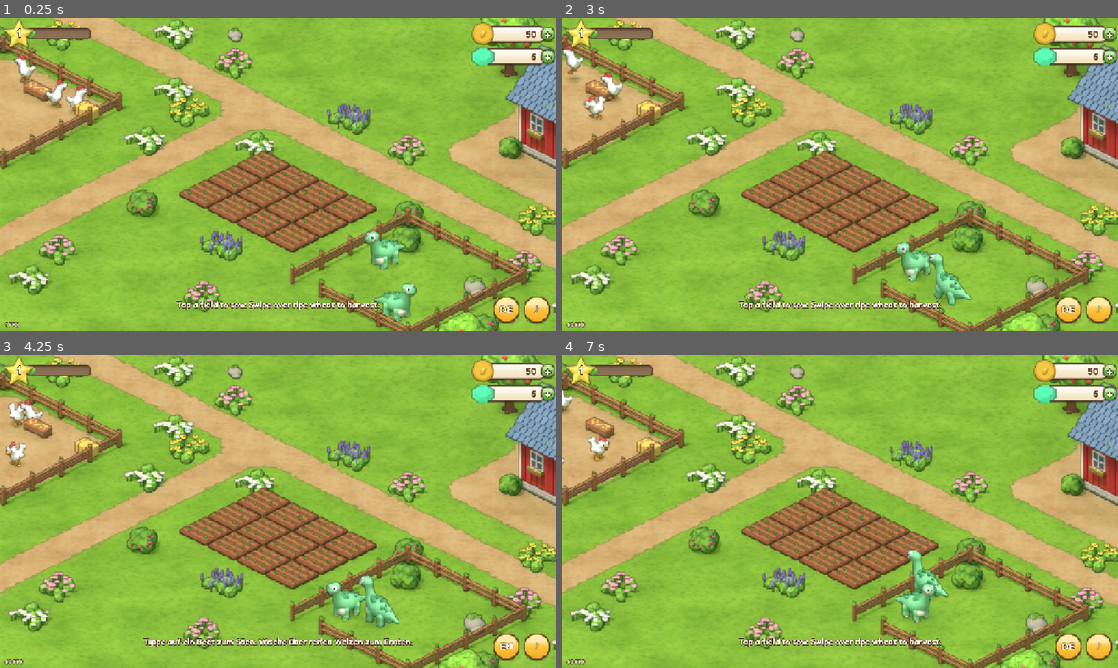
Above: before the commit, frames 1-4 (two rows, left to right).
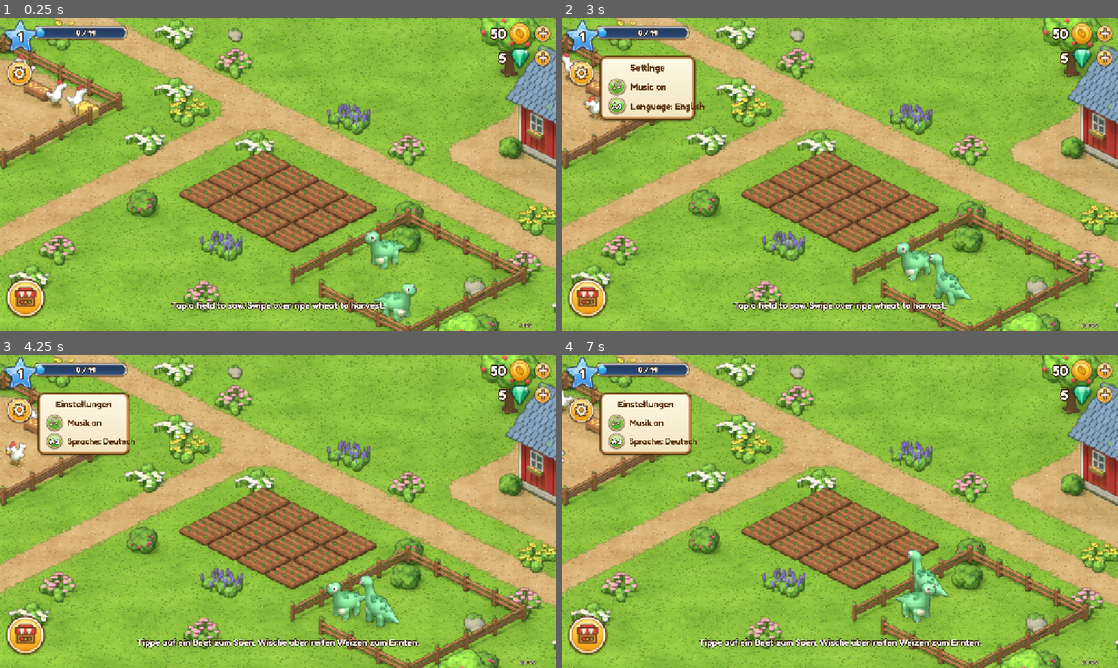
Above: after the commit, the same moments.

Repository: fuchsroman90-collab/mossglen
Game: Godot game, scene res://scenes/main.tscn
Same seed, same stepped clock (60 frames per second), same inputs: the game is played once before the commit and once after it.
Inputs (mouse positions are in pixels of both pictures, inside the frame that each line leads up to):
- Up to frame 1 (0.25 s): no input
- Up to frame 2 (3 s): click (1112, 33) at 0.5 s, where only the run before the commit has a clickable "+"; click (1112, 58) at 1.25 s, where only the run before the commit has a clickable "+"; click (1101, 309) at 2 s, where only the run before the commit has a clickable "♪"; click (584, 74) at 2.77 s
- Up to frame 3 (4.25 s): click "DE" (after the commit: "Aa") at 3.5 s
- Up to frame 4 (7 s): click (1106, 370) at 4.27 s; click (1106, 395) at 5.02 s; click (1067, 646) at 5.75 s, where only the run before the commit has a clickable "EN"; click (589, 636) at 6.52 s

The runs differ from the first frame. In frame 1, 7.0% of the frame differs, in the area x 0-100%, y 0-100%; in frame 2, 11%; in frame 3, 11%; in frame 4, 11%.

Commit message:
HUD redrawn as flat 2D UI modelled on the reference HUD
- tools/art/ui.py: SVG pieces rendered with resvg (round buttons, level
  star, coin, gem, XP bar, panel, gear/note/shop/plus glyphs)
- hud.gd: star + XP bar, big outlined currency numbers with "+" buttons,
  settings panel (music, language), shop button
- brain: Roman's UI feedback, decision "world 3D, UI 2D", style bible

Co-Authored-By: Claude Opus 5.5 <noreply@anthropic.com>
Claude-Session: https://claude.ai/code/session_01Jw21y5TMccxLT7rHXz4Yh3

Diff:
--- a/game/scripts/hud.gd
+++ b/game/scripts/hud.gd
@@ -1,22 +1,30 @@
 class_name Hud
 extends CanvasLayer
-## HUD built in code. Authored in 2x units inside a root control scaled by 0.5,
-## so the 2x UI textures stay crisp on high-density screens.
-
-const UI := "res://art/generated/"
-const OUTLINE := Color("4A3222")
-const CREAM := Color("FFF8E6")
-
-var coin_icon: Control
+## 2D HUD (flat vector pieces from tools/art/ui.py), laid out like the reference HUD:
+## level star + XP bar top left, big outlined numbers with coin/gem and "+" top right,
+## round yellow buttons on the left, big shop button bottom left.
+## Authored in 2x units inside a root control scaled by 0.5.
+
+signal shop_pressed
+
+const UI := "res://art/generated/ui/"
+const OUTLINE := Color("3A2410")
+const WHITE := Color("FFFFFF")
+
+var coin_target: Control  ## where flying coins land
 var _root: Control
 var _coin_label: Label
-var _emerald_label: Label
+var _gem_label: Label
 var _level_label: Label
+var _xp_label: Label
 var _xp_fill: NinePatchRect
-var _xp_width := 0.0
+var _settings: Control
+var _music_btn: Label
 var _fps_label: Label
 var _hint: Label
-var _music_label: Label
+
+const XP_X := 150.0
+const XP_W := 440.0
 
 
 func _ready() -> void:
@@ -27,58 +35,63 @@
 	get_viewport().size_changed.connect(_fit)
 	_fit()
 
-	# level star + xp bar (top left)
-	var xp_back := _patch("ui_bar_back.png", 26, 18)
-	xp_back.position = Vector2(118, 46)
-	xp_back.size = Vector2(300, 52)
-	_root.add_child(xp_back)
-	_xp_fill = _patch("ui_bar_fill.png", 18, 14)
-	_xp_fill.position = Vector2(126, 54)
-	_xp_width = 284.0
-	_xp_fill.size = Vector2(36, 36)
+	# XP bar with the level star overlapping its left end
+	var back := _patch("bar_back.png", 32, 30)
+	back.position = Vector2(XP_X, 34)
+	back.size = Vector2(XP_W, 68)
+	_root.add_child(back)
+	_xp_fill = _patch("bar_fill.png", 20, 18)
+	_xp_fill.position = Vector2(XP_X + 13, 47)
+	_xp_fill.size = Vector2(40, 42)
 	_root.add_child(_xp_fill)
-	var star := _icon("icon_star", Vector2(150, 144))
-	star.position = Vector2(12, 0)
+	_xp_label = _label("", 36)
+	_xp_label.position = Vector2(XP_X + 60, 32)
+	_xp_label.size = Vector2(XP_W - 70, 70)
+	_xp_label.horizontal_alignment = HORIZONTAL_ALIGNMENT_CENTER
+	_root.add_child(_xp_label)
+	var star := _tex("star.png")
+	star.position = Vector2(14, 4)
 	_root.add_child(star)
-	_level_label = _label(str(Game.level), 54)
-	_level_label.position = Vector2(12, 34)
-	_level_label.size = Vector2(150, 70)
+	_level_label = _label(str(Game.level), 62)
+	_level_label.position = Vector2(14, 34)
+	_level_label.size = Vector2(160, 100)
 	_level_label.horizontal_alignment = HORIZONTAL_ALIGNMENT_CENTER
 	_root.add_child(_level_label)
 
-	# currencies (top right)
-	var c := _counter("icon_coin", str(Game.coins), 0)
-	coin_icon = c[0]
-	_coin_label = c[1]
-	var e := _counter("icon_emerald", str(Game.emeralds), 1)
-	_emerald_label = e[1]
-
-	# round buttons (bottom right)
-	var music := _round_button("♪", 0)
-	_music_label = music
-	music.get_parent().pressed.connect(_on_music)
-	var lang := _round_button("BTN_LANG", 1)
-	lang.get_parent().pressed.connect(func() -> void:
+	# currencies, top right: big number, icon, plus button
+	var c := _currency("coin.png", Game.coins, 0)
+	_coin_label = c[0]
+	coin_target = c[1]
+	_gem_label = _currency("gem.png", Game.emeralds, 1)[0]
+
+	# left column: settings
+	var gear := _round_button("ico_gear.png", Vector2(26, 190), 128)
+	gear.pressed.connect(_toggle_settings)
+	# bottom left: shop (build / seeds menu)
+	var shop := _round_button("ico_shop.png", Vector2(20, -250), 196, true)
+	shop.pressed.connect(func() -> void:
 		Audio.play("click")
-		Game.toggle_language())
-
-	_hint = _label("HINT_START", 40)
+		shop_pressed.emit())
+
+	_build_settings()
+
+	_hint = _label("HINT_START", 42)
 	_hint.horizontal_alignment = HORIZONTAL_ALIGNMENT_CENTER
 	_hint.set_anchors_preset(Control.PRESET_CENTER_BOTTOM)
 	_hint.grow_horizontal = Control.GROW_DIRECTION_BOTH
 	_hint.offset_top = -150
-	_hint.offset_bottom = -90
+	_hint.offset_bottom = -86
 	_root.add_child(_hint)
 
-	_fps_label = _label("", 26)
-	_fps_label.set_anchors_preset(Control.PRESET_BOTTOM_LEFT)
-	_fps_label.offset_left = 24
-	_fps_label.offset_top = -56
-	_fps_label.modulate.a = 0.75
+	_fps_label = _label("", 24)
+	_fps_label.set_anchors_preset(Control.PRESET_BOTTOM_RIGHT)
+	_fps_label.offset_left = -170
+	_fps_label.offset_top = -50
+	_fps_label.modulate.a = 0.6
 	_root.add_child(_fps_label)
 
-	Game.coins_changed.connect(func(v: int) -> void: _set_counter(_coin_label, v))
-	Game.emeralds_changed.connect(func(v: int) -> void: _set_counter(_emerald_label, v))
+	Game.coins_changed.connect(func(v: int) -> void: _set_number(_coin_label, v))
+	Game.emeralds_changed.connect(func(v: int) -> void: _set_number(_gem_label, v))
 	Game.xp_changed.connect(_on_xp)
 	_on_xp(Game.xp, Game.xp_needed(), Game.level)
 
@@ -96,29 +109,72 @@
 		create_tween().tween_property(_hint, "modulate:a", 0.0, 0.6).finished.connect(_hint.hide)
 
 
-func _on_music() -> void:
-	Audio.play("click")
-	Audio.set_music_enabled(not Audio.music_enabled)
-	_music_label.modulate.a = 1.0 if Audio.music_enabled else 0.35
-
-
 func _on_xp(xp: int, needed: int, level: int) -> void:
-	var w := maxf(36.0, _xp_width * float(xp) / float(needed))
+	var w := maxf(40.0, (XP_W - 26.0) * float(xp) / float(needed))
 	create_tween().tween_property(_xp_fill, "size:x", w, 0.35).set_trans(Tween.TRANS_CUBIC).set_ease(Tween.EASE_OUT)
+	_xp_label.text = "%d / %d" % [xp, needed]
 	if _level_label.text != str(level):
 		_level_label.text = str(level)
-		_pop(_level_label, 1.6)
-
-
-func _set_counter(label: Label, v: int) -> void:
-	label.text = str(v)
-	_pop(label, 1.3)
+		_pop(_level_label, 1.7)
+
+
+## Thousands separated with a thin space, like the reference ("4 852 770").
+static func fmt(v: int) -> String:
+	var s := str(absi(v))
+	var out := ""
+	while s.length() > 3:
+		out = " " + s.substr(s.length() - 3) + out
+		s = s.substr(0, s.length() - 3)
+	return ("-" if v < 0 else "") + s + out
+
+
+func _set_number(label: Label, v: int) -> void:
+	label.text = fmt(v)
+	_pop(label, 1.25)
 
 
 func _pop(c: Control, s: float) -> void:
 	c.pivot_offset = c.size / 2
 	c.scale = Vector2(s, s)
 	create_tween().tween_property(c, "scale", Vector2.ONE, 0.3).set_trans(Tween.TRANS_BACK).set_ease(Tween.EASE_OUT)
+
+
+# ------------------------------------------------------------------ settings
+
+func _build_settings() -> void:
+	_settings = _patch("panel.png", 44, 44)
+	_settings.position = Vector2(170, 170)
+	_settings.size = Vector2(430, 300)
+	_settings.visible = false
+	_root.add_child(_settings)
+	var title := _dark(_label("SETTINGS", 42))
+	title.position = Vector2(0, 26)
+	title.size = Vector2(430, 60)
+	title.horizontal_alignment = HORIZONTAL_ALIGNMENT_CENTER
+	_settings.add_child(title)
+	var music := _text_button("BTN_MUSIC_ON", Vector2(40, 100), "ico_note.png")
+	_music_btn = music[1]
+	music[0].pressed.connect(func() -> void:
+		Audio.play("click")
+		Audio.set_music_enabled(not Audio.music_enabled)
+		_music_btn.text = "BTN_MUSIC_ON" if Audio.music_enabled else "BTN_MUSIC_OFF")
+	var lang := _text_button("BTN_LANG", Vector2(40, 186), "", "Aa")
+	lang[0].pressed.connect(func() -> void:
+		Audio.play("click")
+		Game.toggle_language())
+
+
+func _toggle_settings() -> void:
+	Audio.play("click")
+	if _settings.visible:
+		var tw := create_tween()
+		tw.tween_property(_settings, "scale", Vector2(0.85, 0.85), 0.1)
+		tw.tween_callback(_settings.hide)
+		return
+	_settings.visible = true
+	_settings.pivot_offset = Vector2(0, 0)
+	_settings.scale = Vector2(0.6, 0.6)
+	create_tween().tween_property(_settings, "scale", Vector2.ONE, 0.25).set_trans(Tween.TRANS_BACK).set_ease(Tween.EASE_OUT)
 
 
 # ------------------------------------------------------------------ widgets
@@ -134,12 +190,9 @@
 	return p
 
 
-func _icon(sprite_name: String, box: Vector2) -> TextureRect:
+func _tex(file: String) -> TextureRect:
 	var t := TextureRect.new()
-	t.texture = Atlas.tex(sprite_name)
-	t.expand_mode = TextureRect.EXPAND_IGNORE_SIZE
-	t.stretch_mode = TextureRect.STRETCH_KEEP_ASPECT_CENTERED
-	t.size = box
+	t.texture = load(UI + file)
 	t.mouse_filter = Control.MOUSE_FILTER_IGNORE
 	return t
 
@@ -149,70 +202,114 @@
 	l.text = text
 	l.add_theme_font_override("font", Game.font_bold)
 	l.add_theme_font_size_override("font_size", font_size)
-	l.add_theme_color_override("font_color", CREAM)
+	l.add_theme_color_override("font_color", WHITE)
 	l.add_theme_color_override("font_outline_color", OUTLINE)
-	l.add_theme_constant_override("outline_size", maxi(8, font_size / 4))
+	l.add_theme_constant_override("outline_size", maxi(10, font_size / 3))
+	l.add_theme_color_override("font_shadow_color", Color(0, 0, 0, 0.25))
+	l.add_theme_constant_override("shadow_offset_y", 4)
+	l.add_theme_constant_override("shadow_offset_x", 0)
 	l.vertical_alignment = VERTICAL_ALIGNMENT_CENTER
 	l.mouse_filter = Control.MOUSE_FILTER_IGNORE
 	return l
 
 
-## Capsule with icon and number, stacked in the top right corner.
-func _counter(icon_name: String, value: String, row: int) -> Array:
+## Big outlined number + icon + small round "+" button, stacked top right.
+func _currency(icon_file: String, value: int, row: int) -> Array:
 	var holder := Control.new()
 	holder.set_anchors_preset(Control.PRESET_TOP_RIGHT)
-	holder.offset_left = -390
-	holder.offset_top = 22 + row * 104
+	holder.offset_left = -480
+	holder.offset_top = 18 + row * 112
 	holder.mouse_filter = Control.MOUSE_FILTER_IGNORE
 	_root.add_child(holder)
-	var cap := _patch("ui_capsule.png", 40, 30)
-	cap.position = Vector2(46, 14)
-	cap.size = Vector2(300, 80)
-	holder.add_child(cap)
-	var label := _label(value, 46)
-	label.position = Vector2(110, 14)
-	label.size = Vector2(190, 74)
+	var label := _label(fmt(value), 66)
+	label.position = Vector2(0, 4)
+	label.size = Vector2(250, 100)
 	label.horizontal_alignment = HORIZONTAL_ALIGNMENT_RIGHT
-	label.add_theme_color_override("font_color", Color("5A3A20"))
-	label.add_theme_color_override("font_outline_color", Color(1, 1, 1, 0))
-	label.add_theme_constant_override("outline_size", 0)
 	holder.add_child(label)
-	var icon := _icon(icon_name, Vector2(108, 104))
-	icon.position = Vector2(0, 0)
+	var icon := _tex(icon_file)
+	icon.position = Vector2(262, 0)
 	holder.add_child(icon)
 	var plus := TextureButton.new()
-	plus.texture_normal = load(UI + "ui_btn_green.png")
+	plus.texture_normal = load(UI + "btn_round.png")
 	plus.ignore_texture_size = true
-	plus.stretch_mode = TextureButton.STRETCH_KEEP_ASPECT_CENTERED
-	plus.position = Vector2(318, 18)
-	plus.size = Vector2(70, 74)
+	plus.stretch_mode = TextureButton.STRETCH_SCALE
+	plus.position = Vector2(378, 12)
+	plus.size = Vector2(84, 89)
 	plus.focus_mode = Control.FOCUS_NONE
 	plus.pressed.connect(func() -> void: Audio.play("click"))
+	_press_feedback(plus)
 	holder.add_child(plus)
-	var pl := _label("+", 54)
-	pl.size = Vector2(70, 68)
-	pl.horizontal_alignment = HORIZONTAL_ALIGNMENT_CENTER
-	plus.add_child(pl)
-	return [icon, label]
-
-
-func _round_button(text: String, index: int) -> Label:
+	var p := _tex("ico_plus.png")
+	p.position = Vector2(11, 10)
+	p.scale = Vector2(0.97, 0.97)
+	plus.add_child(p)
+	return [label, icon]
+
+
+func _round_button(icon_file: String, pos: Vector2, size: float, bottom := false) -> TextureButton:
 	var b := TextureButton.new()
-	b.texture_normal = load(UI + "ui_btn_yellow.png")
+	b.texture_normal = load(UI + "btn_round.png")
 	b.ignore_texture_size = true
-	b.stretch_mode = TextureButton.STRETCH_KEEP_ASPECT_CENTERED
-	b.set_anchors_preset(Control.PRESET_BOTTOM_RIGHT)
-	b.offset_left = -150 - index * 140
-	b.offset_top = -160
-	b.offset_right = b.offset_left + 124
-	b.offset_bottom = b.offset_top + 130
+	b.stretch_mode = TextureButton.STRETCH_SCALE
+	if bottom:
+		b.set_anchors_preset(Control.PRESET_BOTTOM_LEFT)
+		b.offset_left = pos.x
+		b.offset_top = pos.y
+		b.offset_right = pos.x + size
+		b.offset_bottom = pos.y + size * 1.06
+	else:
+		b.position = pos
+		b.size = Vector2(size, size * 1.06)
 	b.focus_mode = Control.FOCUS_NONE
-	b.button_down.connect(func() -> void: b.scale = Vector2(0.92, 0.92))
-	b.button_up.connect(func() -> void: b.scale = Vector2.ONE)
-	b.pivot_offset = Vector2(62, 62)
+	_press_feedback(b)
 	_root.add_child(b)
-	var l := _label(text, 46)
-	l.size = Vector2(124, 120)
-	l.horizontal_alignment = HORIZONTAL_ALIGNMENT_CENTER
-	b.add_child(l)
+	var icon := _tex(icon_file)
+	var tex_size: Vector2 = icon.texture.get_size()
+	var k := size * 0.62 / tex_size.x
+	icon.scale = Vector2(k, k)
+	icon.position = (Vector2(size, size) - tex_size * k) * 0.5
+	b.add_child(icon)
+	return b
+
+
+func _dark(l: Label) -> Label:
+	l.add_theme_color_override("font_color", Color("5A3410"))
+	l.add_theme_constant_override("outline_size", 0)
+	l.add_theme_constant_override("shadow_offset_y", 0)
+	l.add_theme_color_override("font_shadow_color", Color(0, 0, 0, 0))
 	return l
+
+
+func _text_button(key: String, pos: Vector2, icon_file := "", glyph := "") -> Array:
+	var b := TextureButton.new()
+	b.texture_normal = load(UI + "btn_round_green.png")
+	b.ignore_texture_size = true
+	b.stretch_mode = TextureButton.STRETCH_SCALE
+	b.position = pos
+	b.size = Vector2(80, 85)
+	b.focus_mode = Control.FOCUS_NONE
+	_press_feedback(b)
+	_settings.add_child(b)
+	if icon_file != "":
+		var ic := _tex(icon_file)
+		ic.scale = Vector2(0.55, 0.55)
+		ic.position = Vector2(14, 12)
+		b.add_child(ic)
+	if glyph != "":
+		var g := _label(glyph, 34)
+		g.size = Vector2(80, 80)
+		g.horizontal_alignment = HORIZONTAL_ALIGNMENT_CENTER
+		b.add_child(g)
+	var l := _dark(_label(key, 40))
+	l.position = pos + Vector2(100, 4)
+	l.size = Vector2(280, 76)
+	_settings.add_child(l)
+	return [b, l]
+
+
+func _press_feedback(b: BaseButton) -> void:
+	b.button_down.connect(func() -> void:
+		b.pivot_offset = b.size / 2
+		b.scale = Vector2(0.9, 0.9))
+	b.button_up.connect(func() -> void:
+		create_tween().tween_property(b, "scale", Vector2.ONE, 0.18).set_trans(Tween.TRANS_BACK).set_ease(Tween.EASE_OUT))
--- a/game/scripts/world.gd
+++ b/game/scripts/world.gd
@@ -92,6 +92,8 @@
 	if _args.has("demo") or _args.has("shot"):
 		_demo_state()
 	Audio.play_music()
+	if _args.has("settings"):
+		hud._toggle_settings.call_deferred()
 	if _args.has("shot"):
 		_take_shot(_args["shot"])
 
@@ -518,10 +520,9 @@
 	var n := Node2D.new()
 	n.position = pos
 	fx.add_child(n)
-	var icon := Atlas.sprite("icon_coin")
-	icon.centered = true
-	icon.offset = Vector2.ZERO
-	icon.scale = Vector2(0.42, 0.42)
+	var icon := Sprite2D.new()
+	icon.texture = load("res://art/generated/ui/coin.png")
+	icon.scale = Vector2(0.62, 0.62)
 	icon.position = Vector2(-34, 0)
 	n.add_child(icon)
 	var l := Label.new()
@@ -529,8 +530,8 @@
 	l.position = Vector2(-4, -34)
 	l.add_theme_font_override("font", Game.font_bold)
 	l.add_theme_font_size_override("font_size", 52)
-	l.add_theme_color_override("font_color", Color("FFF8E6"))
-	l.add_theme_color_override("font_outline_color", Color("4A3222"))
+	l.add_theme_color_override("font_color", Color("FFFFFF"))
+	l.add_theme_color_override("font_outline_color", Color("3A2410"))
 	l.add_theme_constant_override("outline_size", 16)
 	n.add_child(l)
 	n.scale = Vector2(0.4, 0.4)
@@ -567,7 +568,7 @@
 func _run_smoke() -> void:
 	var errors: Array[String] = []
 	for n in ["field", "wheat_0", "wheat_3", "barn", "chicken_walk_se_0", "chicken_peck_ne_5", "dino_idle_se_0",
-			"tree_oak", "tree_pine", "fence_x", "fence_y", "icon_coin", "icon_emerald", "icon_star", "shadow_blob"]:
+			"tree_oak", "tree_pine", "fence_x", "fence_y", "shadow_blob"]:
 		if not Atlas.has(n):
 			errors.append("missing sprite " + n)
 	for g in [Vector2i(0, 0), Vector2i(5, -3), Vector2i(12, 7)]:
Binary file added: game/art/generated/ui/bar_back.png
Not shown, added: game/art/generated/ui/bar_back.png.import
Binary file added: game/art/generated/ui/bar_fill.png
Not shown, changed: game/art/generated/ui/bar_fill.png.import
Binary file added: game/art/generated/ui/btn_round.png
Not shown, changed: game/art/generated/ui/btn_round.png.import
Binary file added: game/art/generated/ui/btn_round_green.png
Not shown, added: game/art/generated/ui/btn_round_green.png.import
Binary file added: game/art/generated/ui/coin.png
Not shown, added: game/art/generated/ui/coin.png.import
Binary file added: game/art/generated/ui/gem.png
Not shown, added: game/art/generated/ui/gem.png.import
(and 24 more such lines)
